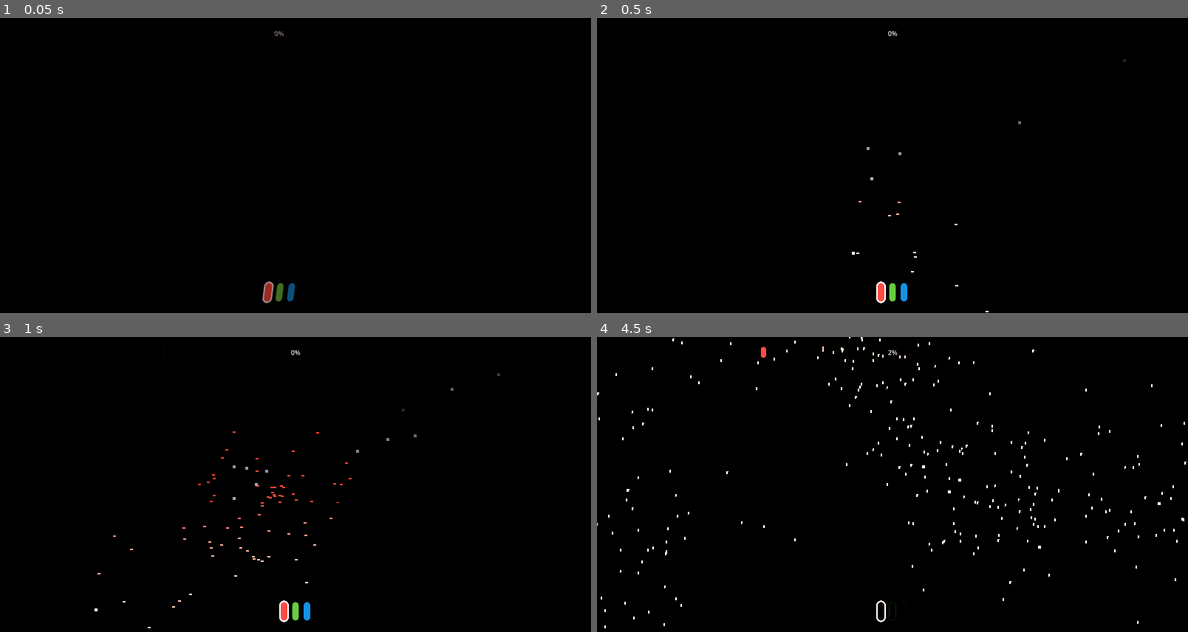
Above: before the commit, frames 1-4 (two rows, left to right).
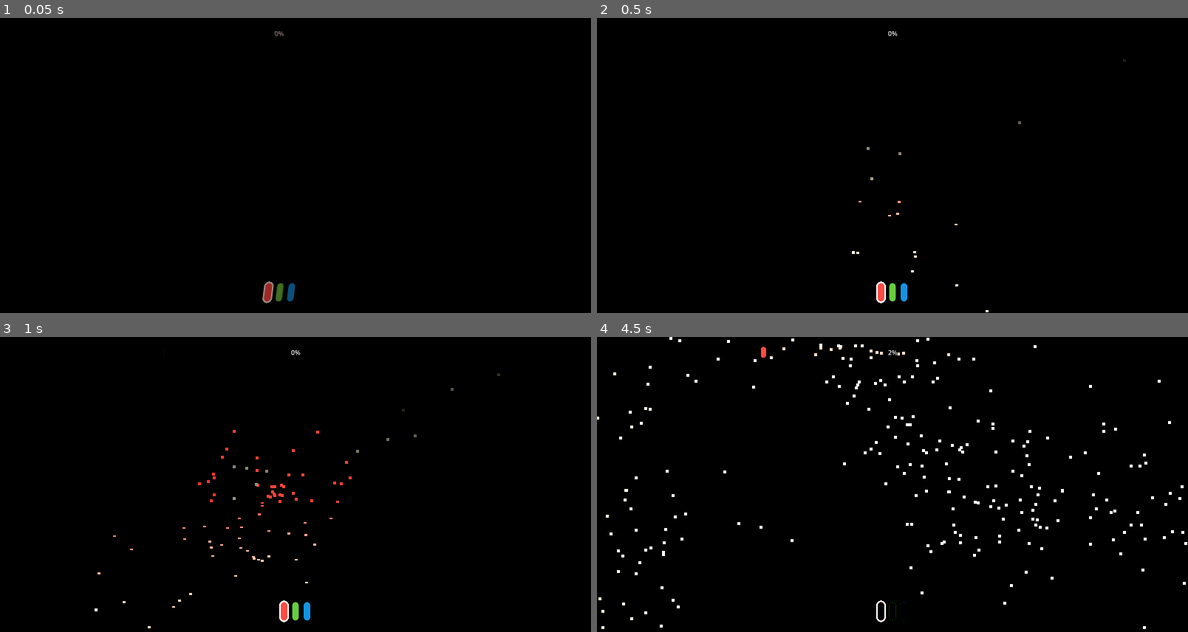
Above: after the commit, the same moments.

Repository: excessive/ludum-dare-59
Game: Godot game, scene res://main.tscn
Two runs of this game, one before a commit and one after it. Both use one fixed random seed, a clock stepped at 60 frames per second and the inputs below.
Inputs (mouse positions are in pixels of both pictures, inside the frame that each line leads up to):
- Up to frame 1 (0.05 s): no input
- Up to frame 2 (0.5 s): no input
- Up to frame 3 (1 s): tap Enter at 0.5 s; hold D (move_right) from 0.53 s (still down); tap K (look_down) at 0.6 s; click (295, 484) at 0.67 s; tap Space (jump) at 0.77 s
- Up to frame 4 (4.5 s): move the mouse to (862, 484) at 1.27 s; release D (move_right) at 1.28 s; hold W (move_forward) from 1.28 s (still down); tap J (look_left) at 1.35 s; tap Space (jump) at 1.52, 3.02, 3.77 s; move the mouse to (904, 478) at 2.02 s; tap L (look_right) at 2.1 s; move the mouse to (886, 490) at 2.77 s; tap I (look_up) at 2.85 s; click (886, 490) at 2.92 s; move the mouse to (933, 487) at 3.52 s; press the mouse at (933, 487) at 3.53 s; move the mouse to (845, 481) at 4.27 s; release the mouse at (845, 481) at 4.28 s; tap Mouse wheel down (scan_channel_next) at 4.35 s

Frame 1 is identical in both runs. In frame 2, less than 0.1% of the frame differs, in the area x 43-90%, y 14-100%; in frame 3, 0.2%; in frame 4, 1.6%, in the area x 0-100%, y 0-99%.

Commit message:
adjust fog and back hit points off the surface slightly

Diff:
--- a/main.tscn
+++ b/main.tscn
@@ -65,7 +65,7 @@
 glow_levels/7 = 0.2
 glow_normalized = true
 glow_strength = 1.1
-glow_bloom = 0.5
+glow_bloom = 0.6
 glow_hdr_threshold = 0.5
 glow_hdr_scale = 1.5
 fog_enabled = true
--- a/tools/lidar.gd
+++ b/tools/lidar.gd
@@ -108,6 +108,7 @@
 		var hit := dss.intersect_ray(ray)
 		if hit:
 			var recpos: Vector3 = hit["position"]
+			recpos += hit["normal"] * 0.01
 			if channel.haze:
 				recpos = from.lerp(recpos, 0.75).lerp(recpos, randf())
 			_record(channel, recpos)
--- a/tools/lidar_fog.tres
+++ b/tools/lidar_fog.tres
@@ -6,6 +6,6 @@
 script = ExtResource("1_6ur5e")
 collision_mask = 513
 visibility_mask = 513
-color = Color(0.52388346, 0.4894303, 0.56446594, 1)
+color = Color(0.47545046, 0.45426714, 0.40462568, 1)
 haze = true
 metadata/_custom_type_script = "uid://ui4apks0wqds"
--- a/tools/lidar_mesh.gd
+++ b/tools/lidar_mesh.gd
@@ -18,7 +18,7 @@
 
 func set_channel(channel: LidarChannel):
 	if channel.haze:
-		set_limit(32)
+		set_limit(64)
 	layers = channel.visibility_mask
 	material.albedo_color = Color.BLACK
 	material.emission = channel.color
